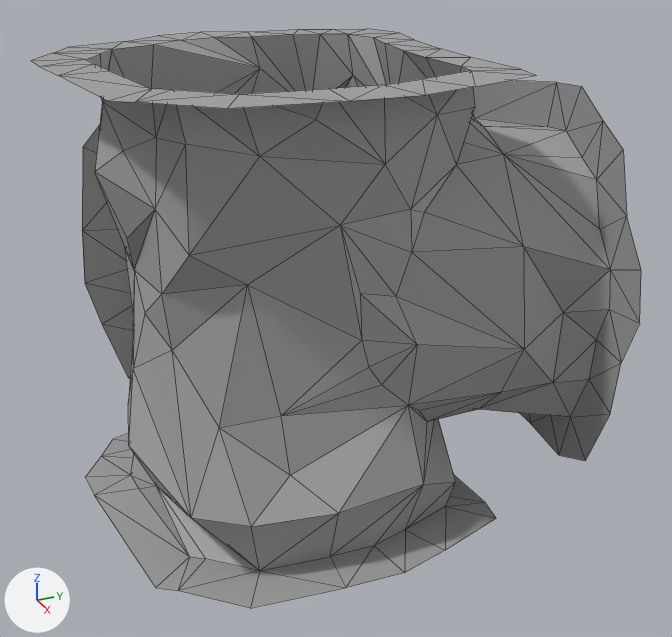
The glTF model Rogue-Robots/Assets/Models/ModularBlocks/4UpDownConnector.gltf, before and after one commit.
Rendered twice from a 50 mm lens placed at (8.95, -3.81, 6.53), pointed at (0.21, 0.13, 2.16). Every picture has the same lights, and +X, +Y and +Z are marked at lower left. Mesh edges are drawn as thin lines. Vertices at the same position are counted once.

In view in the first picture: '4UpDownConnector'.
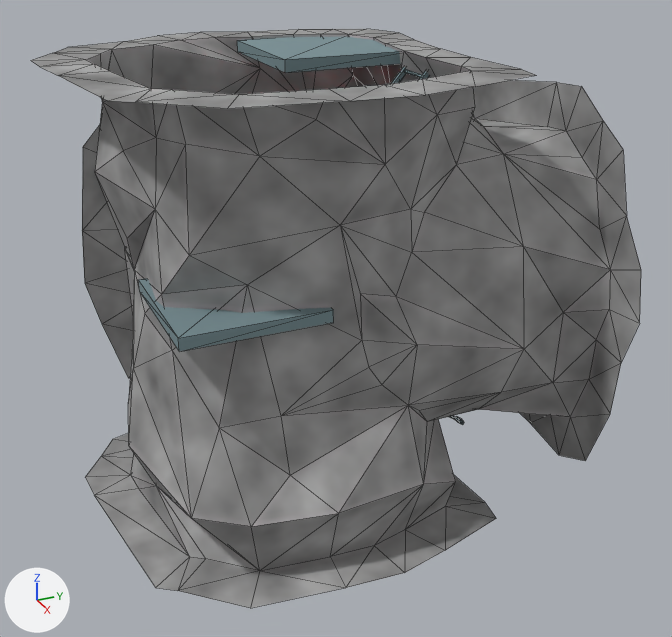
Changed parts and their boxes [x1, y1, x2, y2] in the pictures (672 x 637 px):
part 1 of me_scene_036, added (cyan): after [139, 278, 334, 352]
part 2 of me_scene_036, added (cyan): after [237, 37, 401, 73]
part 3 of me_scene_036, added: after [391, 67, 464, 425]
part 4 of me_scene_036, recoloured: [85, 80, 632, 602] in both
part 5 of me_scene_036, recoloured: [35, 29, 534, 570] in both

What changed in the scene script:
```text
Add img_diffusegroup11:
    img_diffusegroup11 = load_image('DiffuseGroup11', 'Textures/DiffuseGroup11.png', 2048, 2048, 'sRGB')
Add mat_ground:
    mat_ground = principled_material('Ground')
    mat_ground.texture = img_diffusegroup11
    mat_ground.roughness = 0.686
Add mat_simple_chrome_metal:
    mat_simple_chrome_metal = principled_material('Simple_Chrome_metal')
    mat_simple_chrome_metal.texture = img_diffusegroup11
    mat_simple_chrome_metal.roughness = 1.0
Change me_scene_036:
    used by ob_4updownconnector; location = (0.0, 0.0, 0.0)
    remove me_scene_036.from_pydata(...)  # 292 vertices, 498 faces; spans x -2.5..2.4, y -2.67..2.53, z 0.0..5.0
    add me_scene_036.from_pydata(...)  # 728 vertices, 1014 faces; spans x -2.5..2.4, y -2.67..2.53, z 0.0..5.0
    me_scene_036 part 1: a new loose piece, a box spanning x -0.1..1.44, y -1.99..-0.45, z 2.74..2.87, in mat_simple_chrome_metal (picture img_diffusegroup11)
    me_scene_036 part 2: a new loose piece, a box spanning x -1.79..-0.25, y -0.24..1.29, z 4.84..4.97, in mat_simple_chrome_metal (picture img_diffusegroup11)
    me_scene_036 part 3: 420 vertices added at x -2.14..1.1, y -1.4..1.57, z 0.73..4.93
    me_scene_036 part 4: 261 faces spanning x -2.5..2.4, y -2.67..2.53, z 0.0..4.86 switch from mat_pp_standard_material_136 (picture img_pp_color_palette) to mat_ground (picture img_diffusegroup11)
    me_scene_036 part 5: 237 faces spanning x -2.5..2.1, y -2.66..2.5, z 0.0..5.0 switch from mat_pp_standard_material_138 (picture img_pp_color_palette) to mat_ground (picture img_diffusegroup11)
    add me_scene_036.materials.append(mat_simple_chrome_metal)  # picture img_diffusegroup11
```
